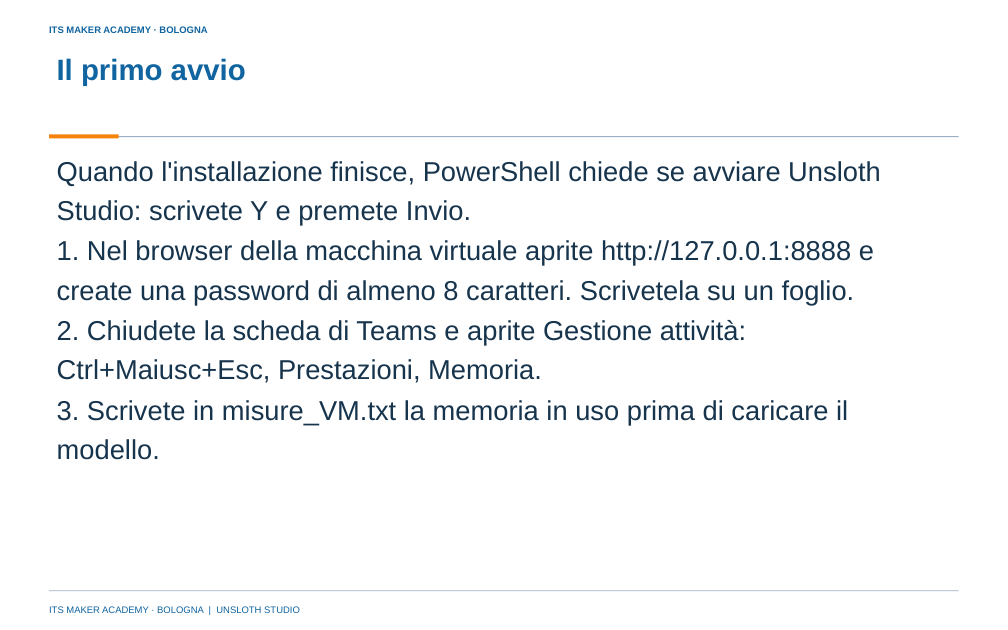
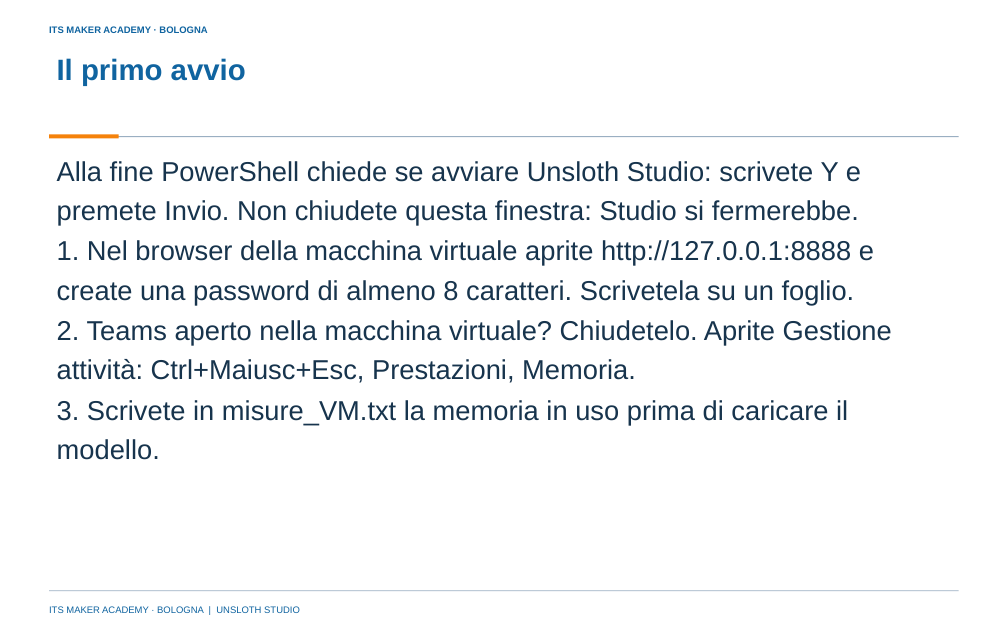
Before and after one commit to franzo9393/ITSCorso_UnslothStudio-Git, a slide deck: slide 10 of lezione 4 - modello locale e istruzioni di sistema/Lezione4_Modello_locale_e_istruzioni_di_sistema_ITS_MAKER.pptx. Drawn at 1008x630 pixels with LibreOffice and Linux fonts; fonts in the diff are those of the drawing; background and template pictures are left out. Boxes give left, top, right and bottom in pixels: in the first picture for what was removed or moved away, otherwise in the second. Text is boxed around its words. In the diff, an @@ line names an element or a change of style, - is before the commit and + after.

```diff
--- a/lezione 4 - modello locale e istruzioni di sistema/Lezione4_Modello_locale_e_istruzioni_di_sistema_ITS_MAKER.pptx
+++ b/lezione 4 - modello locale e istruzioni di sistema/Lezione4_Modello_locale_e_istruzioni_di_sistema_ITS_MAKER.pptx
@@ text at [57, 161, 861, 225]: text changed @@
-Quando l'installazione finisce, PowerShell chiede se avviare Unsloth Studio: scrivete Y e premete Invio.
+Alla fine PowerShell chiede se avviare Unsloth Studio: scrivete Y e premete Invio. Non chiudete questa finestra: Studio si fermerebbe.
@@ text at [57, 320, 892, 383]: text changed @@
-2. Chiudete la scheda di Teams e aprite Gestione attività: Ctrl+Maiusc+Esc, Prestazioni, Memoria.
+2. Teams aperto nella macchina virtuale? Chiudetelo. Aprite Gestione attività: Ctrl+Maiusc+Esc, Prestazioni, Memoria.
```
Also in this commit, not shown: 6 other slides changed, 10 other files.
